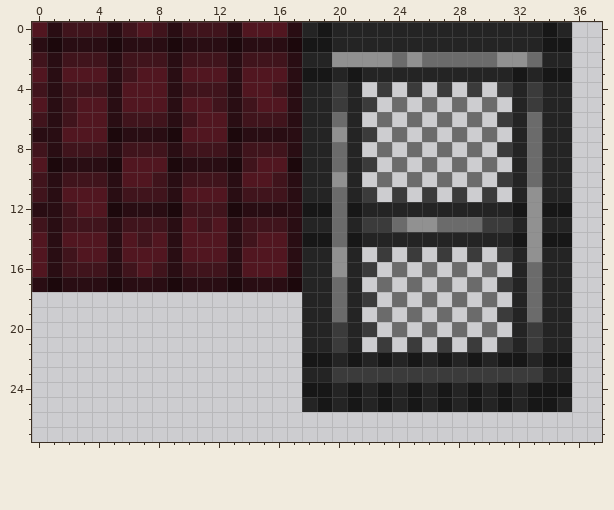
Two versions of one pixel-art sprite, dist/img/city.png. This is how it looked before the edit.
The file is 64x32 pixels. Shown: x 0..37, y 0..27.
The same view after the edit:
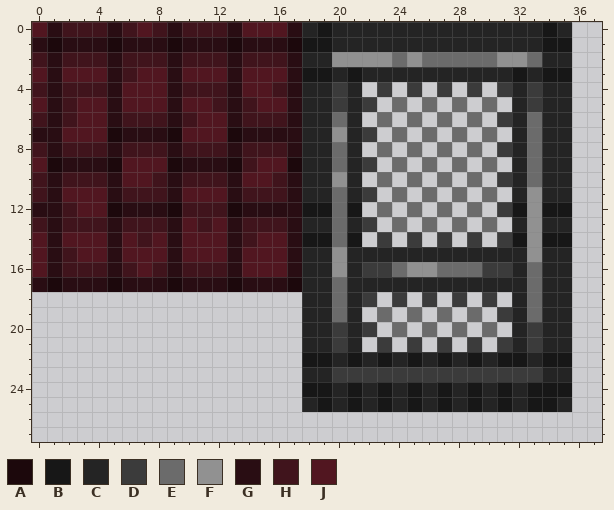
Palette (. is transparent): A #1c080c  B #171717  C #242424  D #3b3b3b  E #6b6b6b  F #919191  G #290d13  H #40141c  J #511620
Edits made:
@@ x 20..33 @@
 10 FC.E.E.E.E.DCE
-11 ECD.D.D.D.D.CF
-12 EBCCCCCCCCCCBF
-13 ECDDEFFEEEDDCF
-14 EBCCCCCCCCCCBF
-15 FC.D.D.D.D.DCF
-16 FCD.E.E.E.E.CE
-17 EC.E.E.E.E.DCE
-18 ECD.E.E.E.E.CE
+11 ECD.E.E.E.E.CF
+12 EB.E.E.E.E.DBF
+13 ECD.E.E.E.E.CF
+14 EB.D.D.D.D.DBF
+15 FCCCCCCCCCCCCF
+16 FCDDEFFEEEDDCE
+17 ECCCCCCCCCCCCE
+18 ECD.D.D.D.D.CE
 19 EC.E.E.E.E.DCE
